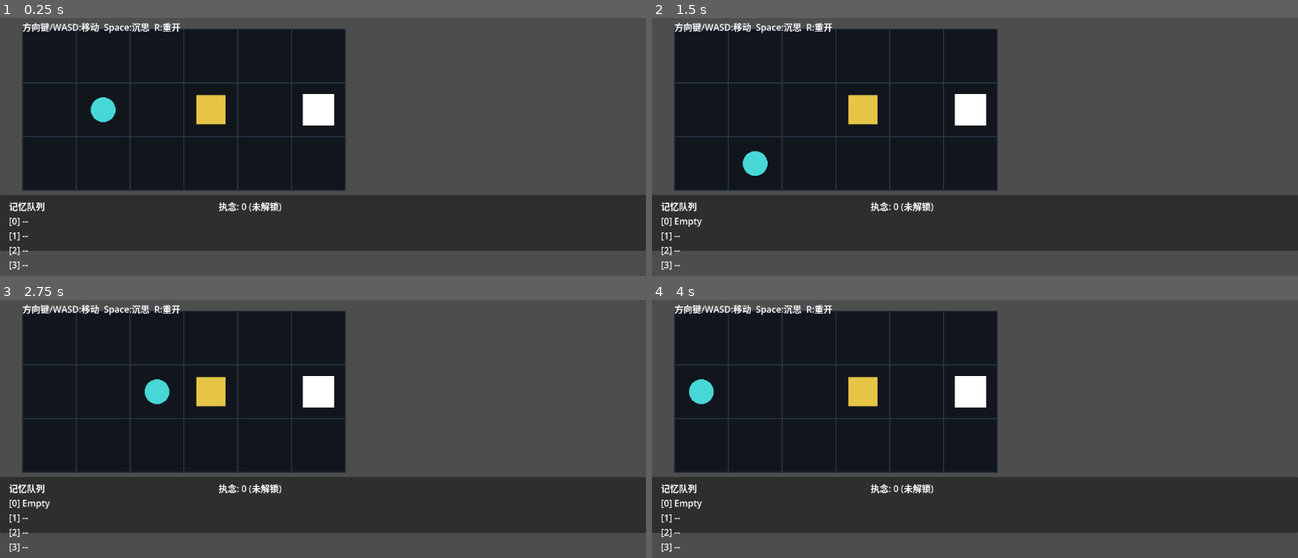
Above: before the commit, frames 1-4 (two rows, left to right).
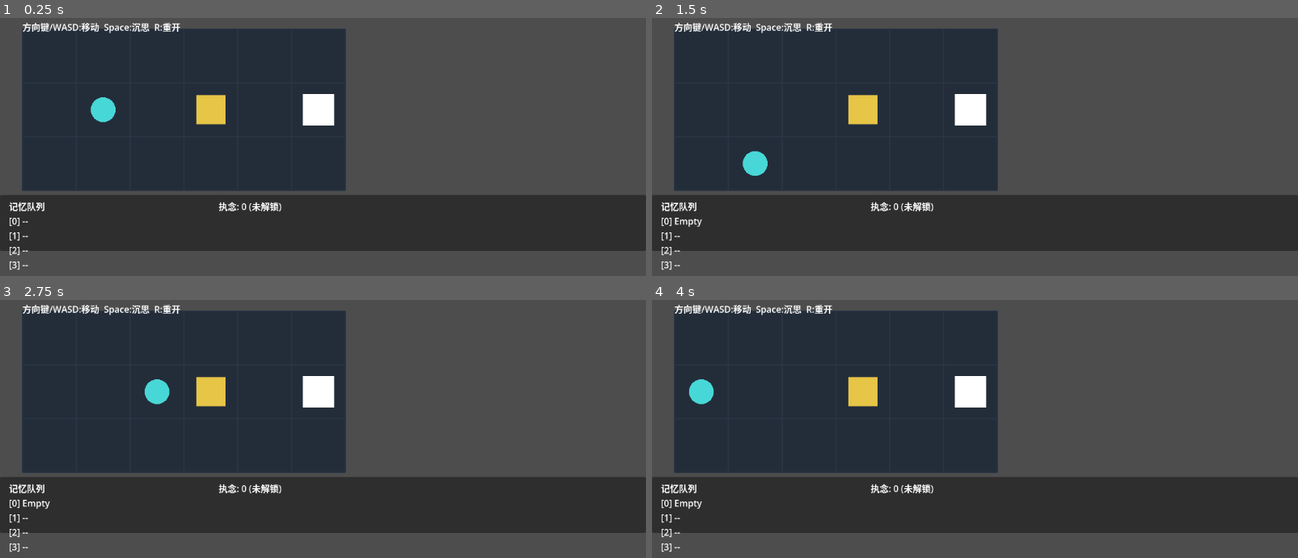
Above: after the commit, the same moments.

Repository: hszqf/Scatterbrain
Game: Godot game, scene res://scenes/app/App.tscn
The game is run twice, just before and just after one commit, with the same random seed, the same clock (stepped at 60 frames per second) and the same inputs.
Inputs:
- Up to frame 1 (0.25 s): no input
- Up to frame 2 (1.5 s): tap Enter at 0.5 s; hold Right (move_right) 0.53-1.28 s; tap Space (empty_change) at 0.6, 1.35 s; tap R (restart_level) at 1.25 s; hold Down (move_down) from 1.28 s (still down)
- Up to frame 3 (2.75 s): tap R (restart_level) at 2 s; release Down (move_down) at 2.03 s; hold Right (move_right) from 2.03 s (still down); tap Space (empty_change) at 2.1 s
- Up to frame 4 (4 s): tap R (restart_level) at 2.75, 3.5 s; release Right (move_right) at 2.78 s; hold Up (move_up) 2.78-3.53 s; tap Space (empty_change) at 2.85, 3.6 s; hold Left (move_left) from 3.53 s (still down)

The runs differ from the first frame. In frame 1, 28% of the frame differs, in the area x 3-54%, y 4-67%; in frame 2, 28%; in frame 3, 28%; in frame 4, 28%.
Error after the commit: Invalid assignment of property or key 'visible' with value of type 'bool' on a base object of type 'null instance'. (res://scripts/level_editor/level_cell.gd:7…

Commit message:
refactor: enforce LevelRoot-only runtime level pipeline

Diff:
--- a/levels/level_001.tres
+++ /dev/null
@@ -1,13 +0,0 @@
-[gd_resource type="Resource" script_class="LevelDefinition" load_steps=2 format=3]
-
-[ext_resource type="Script" path="res://scripts/core/level_definition.gd" id="1"]
-
-[resource]
-script = ExtResource("1")
-level_id = "level_001"
-board_size = Vector2i(6, 3)
-player_start = Vector2i(1, 1)
-box_start_positions = Array[Vector2i]([Vector2i(3, 1)])
-exit_position = Vector2i(5, 1)
-memory_capacity = 4
-obsession_capacity = 0
--- a/scenes/game/GameRoot.tscn
+++ b/scenes/game/GameRoot.tscn
@@ -3,11 +3,11 @@
 [ext_resource type="Script" path="res://scripts/game/game_controller.gd" id="1"]
 [ext_resource type="PackedScene" path="res://scenes/game/BoardView.tscn" id="2"]
 [ext_resource type="PackedScene" path="res://scenes/game/MemoryQueueView.tscn" id="3"]
-[ext_resource type="Resource" path="res://levels/level_001.tres" id="4"]
+[ext_resource type="PackedScene" path="res://scenes/levels/Level001.tscn" id="4"]
 
 [node name="GameRoot" type="Node"]
 script = ExtResource("1")
-level_resource = ExtResource("4")
+level_scene = ExtResource("4")
 board_view_path = NodePath("CanvasLayer/BoardView")
 queue_view_path = NodePath("CanvasLayer/MemoryQueueView")
 status_label_path = NodePath("CanvasLayer/StatusLabel")
--- /dev/null
+++ b/scenes/levels/Level001.tscn
@@ -0,0 +1,107 @@
+[gd_scene load_steps=3 format=3]
+
+[ext_resource type="Script" path="res://scripts/level_editor/level_root.gd" id="1"]
+[ext_resource type="Script" path="res://scripts/level_editor/level_cell.gd" id="2"]
+
+[node name="Level001" type="Node2D"]
+script = ExtResource("1")
+grid_size = Vector3i(6, 3, 1)
+memory_capacity = 4
+auto_rebuild_in_editor = false
+
+[node name="Grid" type="Node2D" parent="."]
+
+[node name="Slice_0" type="Node2D" parent="Grid"]
+
+[node name="Cell_0_0_0" type="Node2D" parent="Grid/Slice_0"]
+script = ExtResource("2")
+coord = Vector3i(0, 0, 0)
+has_floor = true
+
+[node name="Cell_1_0_0" type="Node2D" parent="Grid/Slice_0"]
+script = ExtResource("2")
+coord = Vector3i(1, 0, 0)
+has_floor = true
+
+[node name="Cell_2_0_0" type="Node2D" parent="Grid/Slice_0"]
+script = ExtResource("2")
+coord = Vector3i(2, 0, 0)
+has_floor = true
+
+[node name="Cell_3_0_0" type="Node2D" parent="Grid/Slice_0"]
+script = ExtResource("2")
+coord = Vector3i(3, 0, 0)
+has_floor = true
+
+[node name="Cell_4_0_0" type="Node2D" parent="Grid/Slice_0"]
+script = ExtResource("2")
+coord = Vector3i(4, 0, 0)
+has_floor = true
+
+[node name="Cell_5_0_0" type="Node2D" parent="Grid/Slice_0"]
+script = ExtResource("2")
+coord = Vector3i(5, 0, 0)
+has_floor = true
+
+[node name="Cell_0_1_0" type="Node2D" parent="Grid/Slice_0"]
+script = ExtResource("2")
+coord = Vector3i(0, 1, 0)
+has_floor = true
+
+[node name="Cell_1_1_0" type="Node2D" parent="Grid/Slice_0"]
+script = ExtResource("2")
+coord = Vector3i(1, 1, 0)
+has_floor = true
+is_player_spawn = true
+
+[node name="Cell_2_1_0" type="Node2D" parent="Grid/Slice_0"]
+script = ExtResource("2")
+coord = Vector3i(2, 1, 0)
+has_floor = true
+
+[node name="Cell_3_1_0" type="Node2D" parent="Grid/Slice_0"]
+script = ExtResource("2")
+coord = Vector3i(3, 1, 0)
+has_floor = true
+content_type = 2
+
+[node name="Cell_4_1_0" type="Node2D" parent="Grid/Slice_0"]
+script = ExtResource("2")
+coord = Vector3i(4, 1, 0)
+has_floor = true
+
+[node name="Cell_5_1_0" type="Node2D" parent="Grid/Slice_0"]
+script = ExtResource("2")
+coord = Vector3i(5, 1, 0)
+has_floor = true
+is_exit = true
+
+[node name="Cell_0_2_0" type="Node2D" parent="Grid/Slice_0"]
+script = ExtResource("2")
+coord = Vector3i(0, 2, 0)
+has_floor = true
+
+[node name="Cell_1_2_0" type="Node2D" parent="Grid/Slice_0"]
+script = ExtResource("2")
+coord = Vector3i(1, 2, 0)
+has_floor = true
+
+[node name="Cell_2_2_0" type="Node2D" parent="Grid/Slice_0"]
+script = ExtResource("2")
+coord = Vector3i(2, 2, 0)
+has_floor = true
+
+[node name="Cell_3_2_0" type="Node2D" parent="Grid/Slice_0"]
+script = ExtResource("2")
+coord = Vector3i(3, 2, 0)
+has_floor = true
+
+[node name="Cell_4_2_0" type="Node2D" parent="Grid/Slice_0"]
+script = ExtResource("2")
+coord = Vector3i(4, 2, 0)
+has_floor = true
+
+[node name="Cell_5_2_0" type="Node2D" parent="Grid/Slice_0"]
+script = ExtResource("2")
+coord = Vector3i(5, 2, 0)
+has_floor = true
--- a/scripts/core/compiled_world.gd
+++ b/scripts/core/compiled_world.gd
@@ -5,12 +5,53 @@
 var board_size: Vector2i
 var player_position: Vector2i
 var exit_position: Vector2i
+var floor_cells: Dictionary[Vector2i, bool] = {}
+var wall_positions: Dictionary[Vector2i, bool] = {}
 var entity_positions: Dictionary[StringName, Vector2i] = {}
 var ghost_entities: Dictionary[StringName, Vector2i] = {}
 
 
 func is_inside(pos: Vector2i) -> bool:
 	return pos.x >= 0 and pos.y >= 0 and pos.x < board_size.x and pos.y < board_size.y
+
+
+func has_floor_at(pos: Vector2i) -> bool:
+	return floor_cells.has(pos)
+
+
+func has_wall_at(pos: Vector2i) -> bool:
+	return wall_positions.has(pos)
+
+
+func has_box_at(pos: Vector2i) -> bool:
+	for value: Vector2i in entity_positions.values():
+		if value == pos:
+			return true
+	return false
+
+
+func is_walkable_for_player(pos: Vector2i) -> bool:
+	if not is_inside(pos):
+		return false
+	if not has_floor_at(pos):
+		return false
+	if has_wall_at(pos):
+		return false
+	if has_box_at(pos):
+		return false
+	return true
+
+
+func is_blocked_for_box(pos: Vector2i) -> bool:
+	if not is_inside(pos):
+		return true
+	if has_wall_at(pos):
+		return true
+	if has_box_at(pos):
+		return true
+	if pos == player_position:
+		return true
+	return false
 
 
 func get_entity_position(entity_id: StringName) -> Vector2i:
@@ -22,9 +63,8 @@
 
 
 func is_solid_at(pos: Vector2i) -> bool:
+	if has_wall_at(pos):
+		return true
 	if pos == player_position:
 		return true
-	for value: Vector2i in entity_positions.values():
-		if value == pos:
-			return true
-	return false
+	return has_box_at(pos)
--- a/scripts/core/level_definition.gd
+++ /dev/null
@@ -1,11 +0,0 @@
-class_name LevelDefinition
-extends Resource
-
-## Serialized configuration for one level.
-@export var level_id: String = "level_001"
-@export var board_size: Vector2i = Vector2i(6, 3)
-@export var player_start: Vector2i = Vector2i(1, 1)
-@export var box_start_positions: Array[Vector2i] = [Vector2i(3, 1)]
-@export var exit_position: Vector2i = Vector2i(5, 1)
-@export var memory_capacity: int = 4
-@export var obsession_capacity: int = 0
--- a/scripts/core/world_compiler.gd
+++ b/scripts/core/world_compiler.gd
@@ -45,8 +45,14 @@
 	world.board_size = defaults.board_size
 	world.player_position = player_position
 	world.exit_position = defaults.exit_position
+	for floor_pos: Vector2i in defaults.floor_cells:
+		world.floor_cells[floor_pos] = true
+	for wall_pos: Vector2i in defaults.wall_positions:
+		world.wall_positions[wall_pos] = true
 	for entity_id: StringName in defaults.default_entity_positions.keys():
-		world.entity_positions[entity_id] = defaults.default_entity_positions[entity_id]
+		var entity_pos: Vector2i = defaults.default_entity_positions[entity_id]
+		if _can_place_box(world, entity_pos, entity_id):
+			world.entity_positions[entity_id] = entity_pos
 	return world
 
 
@@ -73,27 +79,44 @@
 ) -> void:
 	if change.subject_id == &"":
 		return
+
 	var target: Vector2i = change.target_position
-	var blocked: bool = (target == world.player_position)
-	if not blocked:
-		for entity_id: StringName in world.entity_positions.keys():
-			if entity_id != change.subject_id and world.entity_positions[entity_id] == target:
-				blocked = true
-				break
+	if not world.is_inside(target) or not world.has_floor_at(target) or world.has_wall_at(target):
+		world.entity_positions.erase(change.subject_id)
+		world.ghost_entities.erase(change.subject_id)
+		return
 
-	if blocked:
-		world.entity_positions.erase(change.subject_id)
-		world.ghost_entities[change.subject_id] = target
-		if allow_generate_ghost:
-			generated_ghost_changes.append(
-				ChangeRecord.new(
-					ChangeRecord.ChangeType.GHOST,
-					change.subject_id,
-					target,
-					false,
-					"auto-generated ghost"
-				)
-			)
-	else:
+	if _can_place_box(world, target, change.subject_id):
 		world.ghost_entities.erase(change.subject_id)
 		world.entity_positions[change.subject_id] = target
+		return
+
+	world.entity_positions.erase(change.subject_id)
+	world.ghost_entities[change.subject_id] = target
+	if allow_generate_ghost:
+		generated_ghost_changes.append(
+			ChangeRecord.new(
+				ChangeRecord.ChangeType.GHOST,
+				change.subject_id,
+				target,
+				false,
+				"auto-generated ghost"
+			)
+		)
+
+
+func _can_place_box(world: CompiledWorld, target: Vector2i, ignore_entity_id: StringName = &"") -> bool:
+	if not world.is_inside(target):
+		return false
+	if not world.has_floor_at(target):
+		return false
+	if world.has_wall_at(target):
+		return false
+	if target == world.player_position:
+		return false
+	for entity_id: StringName in world.entity_positions.keys():
+		if entity_id == ignore_entity_id:
+			continue
+		if world.entity_positions[entity_id] == target:
+			return false
+	return true
--- a/scripts/core/world_defaults.gd
+++ b/scripts/core/world_defaults.gd
@@ -1,25 +1,15 @@
 class_name WorldDefaults
 extends RefCounted
 
-## Default immutable world baseline loaded from level data.
+## Default immutable world baseline loaded from scene runtime data.
 var board_size: Vector2i
 var player_start: Vector2i
 var exit_position: Vector2i
 var memory_capacity: int
 var obsession_capacity: int
+var floor_cells: Array[Vector2i] = []
+var wall_positions: Array[Vector2i] = []
 var default_entity_positions: Dictionary[StringName, Vector2i] = {}
-
-
-static func from_level(level: LevelDefinition) -> WorldDefaults:
-	var defaults := WorldDefaults.new()
-	defaults.board_size = level.board_size
-	defaults.player_start = level.player_start
-	defaults.exit_position = level.exit_position
-	defaults.memory_capacity = level.memory_capacity
-	defaults.obsession_capacity = level.obsession_capacity
-	for i: int in range(level.box_start_positions.size()):
-		defaults.default_entity_positions[StringName("box_%d" % i)] = level.box_start_positions[i]
-	return defaults
 
 
 static func from_runtime_data(level_data: LevelRuntimeData) -> WorldDefaults:
@@ -29,6 +19,10 @@
 	defaults.exit_position = Vector2i(level_data.exit_position.x, level_data.exit_position.y)
 	defaults.memory_capacity = level_data.memory_capacity
 	defaults.obsession_capacity = 0
+	for floor_coord: Vector3i in level_data.floor_cells:
+		defaults.floor_cells.append(Vector2i(floor_coord.x, floor_coord.y))
+	for wall_coord: Vector3i in level_data.walls:
+		defaults.wall_positions.append(Vector2i(wall_coord.x, wall_coord.y))
 	for i: int in range(level_data.boxes.size()):
 		var box_coord: Vector3i = level_data.boxes[i]
 		defaults.default_entity_positions[StringName("box_%d" % i)] = Vector2i(box_coord.x, box_coord.y)
--- a/scripts/game/board_view.gd
+++ b/scripts/game/board_view.gd
@@ -11,6 +11,7 @@
 var _exit_view: ExitView
 var _box_layer: Node2D
 var _boxes: Dictionary[StringName, BoxView] = {}
+var _world: CompiledWorld
 
 
 func _ready() -> void:
@@ -20,6 +21,7 @@
 
 
 func sync_world(world: CompiledWorld) -> void:
+	_world = world
 	_player_view.set_board_position(world.player_position, cell_size)
 	_exit_view.set_board_position(world.exit_position, cell_size)
 
@@ -50,6 +52,18 @@
 		return
 	var bg := Rect2(Vector2.ZERO, Vector2(world_size.x * cell_size, world_size.y * cell_size))
 	draw_rect(bg, Color("11161d"), true)
+
+	if _world != null:
+		for y: int in range(world_size.y):
+			for x: int in range(world_size.x):
+				var cell := Vector2i(x, y)
+				var cell_rect := Rect2(Vector2(x * cell_size, y * cell_size), Vector2(cell_size, cell_size))
+				if _world.has_floor_at(cell):
+					draw_rect(cell_rect, Color("232d3a"), true)
+				if _world.has_wall_at(cell):
+					var pad: float = float(cell_size) * 0.11
+					draw_rect(cell_rect.grow(-pad), Color("6f7f97"), true)
+
 	for y: int in range(world_size.y + 1):
 		draw_line(Vector2(0, y * cell_size), Vector2(world_size.x * cell_size, y * cell_size), Color("2b3644"), 1.5)
 	for x: int in range(world_size.x + 1):
--- a/scripts/game/game_controller.gd
+++ b/scripts/game/game_controller.gd
@@ -2,7 +2,6 @@
 extends Node
 
 ## Orchestrates level runtime, input handling, change queue updates, and recompiles.
-@export var level_resource: LevelDefinition
 @export var level_scene: PackedScene
 @export var board_view_path: NodePath
 @export var queue_view_path: NodePath
@@ -51,6 +50,10 @@
 	var target: Vector2i = _world.player_position + direction
 	if not _world.is_inside(target):
 		return
+	if not _world.has_floor_at(target):
+		return
+	if _world.has_wall_at(target):
+		return
 
 	var box_id: StringName = _find_solid_box_at(target)
 	if box_id == &"":
@@ -61,11 +64,18 @@
 	var push_target: Vector2i = target + direction
 	if not _world.is_inside(push_target):
 		return
-	if _world.is_solid_at(push_target):
+	if _world.has_wall_at(push_target):
+		return
+	if _find_solid_box_at(push_target) != &"":
 		return
 
 	_world.player_position = target
-	append_change(ChangeRecord.new(ChangeRecord.ChangeType.POSITION, box_id, push_target, false, "push"))
+	if _world.has_floor_at(push_target):
+		append_change(ChangeRecord.new(ChangeRecord.ChangeType.POSITION, box_id, push_target, false, "push"))
+		return
+
+	_world.entity_positions.erase(box_id)
+	append_change(ChangeRecord.new(ChangeRecord.ChangeType.POSITION, box_id, push_target, false, "push fall"))
 
 
 func append_change(change: ChangeRecord) -> void:
@@ -128,6 +138,10 @@
 	_world.board_size = _defaults.board_size
 	_world.player_position = _defaults.player_start
 	_world.exit_position = _defaults.exit_position
+	for floor_pos: Vector2i in _defaults.floor_cells:
+		_world.floor_cells[floor_pos] = true
+	for wall_pos: Vector2i in _defaults.wall_positions:
+		_world.wall_positions[wall_pos] = true
 	_world.entity_positions = _defaults.default_entity_positions.duplicate()
 	_board_view.set_board_size(_defaults.board_size)
 	_board_view.sync_world(_world)
@@ -136,18 +150,20 @@
 
 
 func _build_defaults() -> WorldDefaults:
-	if level_scene != null:
-		var root: Node = level_scene.instantiate()
-		add_child(root)
-		if root is LevelRoot:
-			var runtime_data: LevelRuntimeData = (root as LevelRoot).build_runtime_data()
-			remove_child(root)
-			root.queue_free()
-			return WorldDefaults.from_runtime_data(runtime_data)
-		remove_child(root)
+	if level_scene == null:
+		push_error("GameController.level_scene is required and cannot be null.")
+		assert(false, "GameController requires level_scene")
+		return null
+
+	var root: Node = level_scene.instantiate()
+	if root is not LevelRoot:
 		root.queue_free()
 		push_error("level_scene must instantiate LevelRoot")
-	if level_resource != null:
-		return WorldDefaults.from_level(level_resource)
-	push_error("No level source configured on GameController")
-	return WorldDefaults.from_level(LevelDefinition.new())
+		assert(false, "level_scene must instantiate LevelRoot")
+		return null
+
+	add_child(root)
+	var runtime_data: LevelRuntimeData = (root as LevelRoot).build_runtime_data()
+	remove_child(root)
+	root.queue_free()
+	return WorldDefaults.from_runtime_data(runtime_data)
Not shown, changed: docs/ENGINEERING_RULES.md
